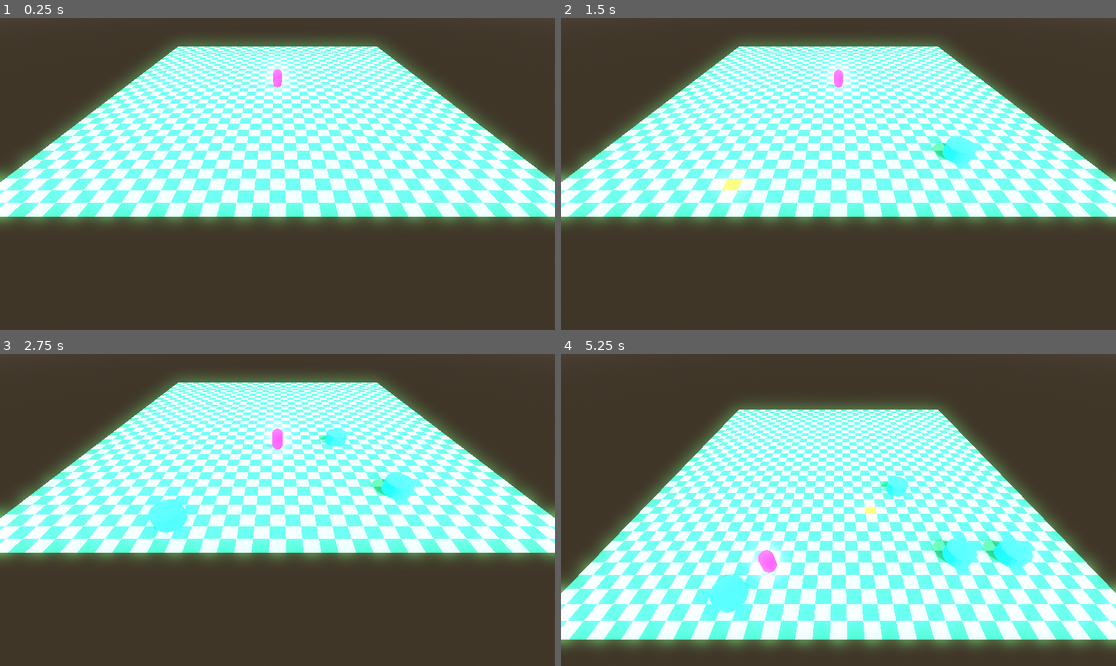
Above: before the commit, frames 1-4 (two rows, left to right).
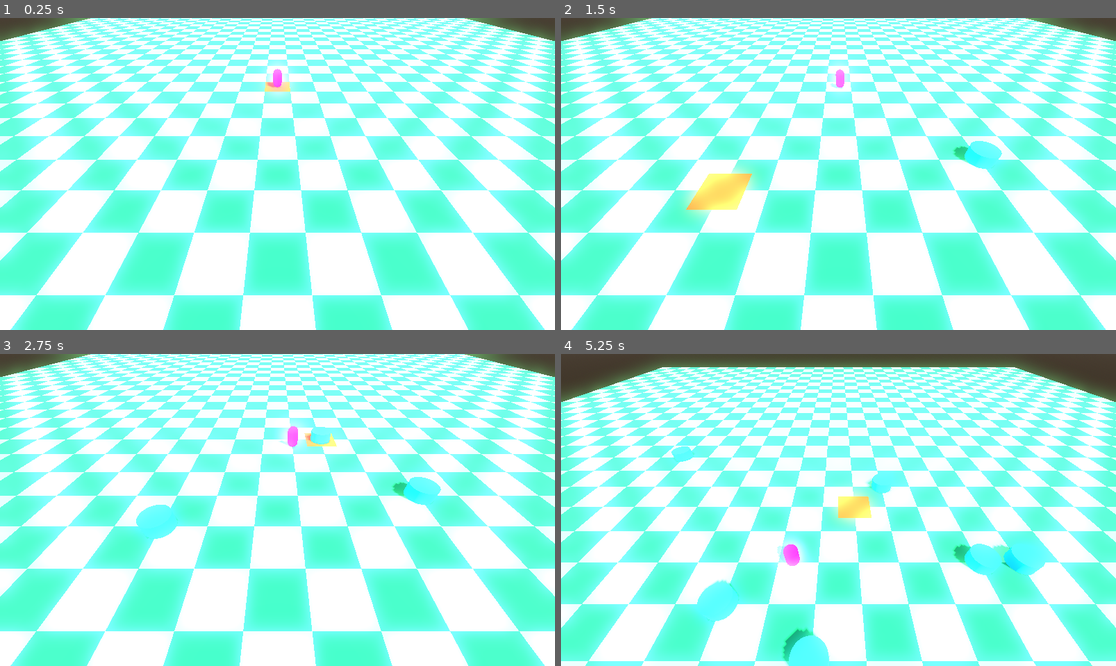
Above: after the commit, the same moments.

Repository: alexandremassaro/power-td
Game: Godot game, scene res://scenes/base_map.tscn
The game is run twice, just before and just after one commit, with the same random seed, the same clock (stepped at 60 frames per second) and the same inputs.
Inputs (mouse positions are in pixels of both pictures, inside the frame that each line leads up to):
- Up to frame 1 (0.25 s): no input
- Up to frame 2 (1.5 s): tap Enter at 0.5 s; move the mouse to (960, 158) at 0.52 s; hold Right (ui_right) 0.53-1.28 s; click (960, 158) at 0.6 s; tap Space at 1.25 s; move the mouse to (727, 189) at 1.27 s; hold Down (ui_down) from 1.28 s (still down); right-click (727, 189) at 1.35 s
- Up to frame 3 (2.75 s): click (166, 525) at 1.55 s; move the mouse to (333, 441) at 2.02 s; release Down (ui_down) at 2.03 s; hold Right (ui_right) from 2.03 s (still down); click (333, 441) at 2.1 s
- Up to frame 4 (5.25 s): move the mouse to (810, 572) at 2.77 s; release Right (ui_right) at 2.78 s; hold Up (ui_up) 2.78-3.53 s; tap Mouse wheel up (zoom_in) at 2.85 s; click (810, 572) at 3.05 s; move the mouse to (1005, 556) at 3.52 s; hold Left (ui_left) 3.53-5.03 s; tap Mouse wheel down (zoom_out) at 3.6 s; click (1005, 556) at 3.8 s; move the mouse to (672, 463) at 4.27 s; click (672, 463) at 4.35 s; move the mouse to (866, 510) at 5.02 s; hold Down (ui_down) from 5.03 s (still down); right-click (866, 510) at 5.1 s

The runs differ from the first frame. In frame 1, 79% of the frame differs, in the area x 0-100%, y 0-100%; in frame 2, 79%; in frame 3, 79%; in frame 4, 70%.

Commit message:
Bugged grid offset

Diff:
--- a/scenes/base_map.tscn
+++ b/scenes/base_map.tscn
@@ -55,6 +55,7 @@
 
 [node name="BaseMap" type="Node3D"]
 script = ExtResource("1_yv3mv")
+cell_size = 3.0
 
 [node name="GridManager" type="Node3D" parent="."]
 script = ExtResource("1_3p16f")
--- /dev/null
+++ b/scenes/hud.tscn
@@ -0,0 +1,27 @@
+[gd_scene format=3 uid="uid://6tqifghbfekf"]
+
+[node name="Hud" type="CanvasLayer"]
+
+[node name="VBoxContainer" type="VBoxContainer" parent="."]
+anchors_preset = 15
+anchor_right = 1.0
+anchor_bottom = 1.0
+grow_horizontal = 2
+grow_vertical = 2
+size_flags_horizontal = 3
+size_flags_vertical = 3
+
+[node name="MarginContainer" type="MarginContainer" parent="VBoxContainer"]
+layout_mode = 2
+size_flags_vertical = 3
+size_flags_stretch_ratio = 0.7
+
+[node name="Container" type="Control" parent="VBoxContainer"]
+layout_mode = 2
+size_flags_vertical = 3
+size_flags_stretch_ratio = 5.0
+
+[node name="MarginContainer2" type="MarginContainer" parent="VBoxContainer"]
+layout_mode = 2
+size_flags_vertical = 3
+size_flags_stretch_ratio = 2.0
--- a/scripts/base_map.gd
+++ b/scripts/base_map.gd
@@ -1,10 +1,32 @@
 extends Node3D
+
+
+@export var grid_size : Vector2i = Vector2i(37, 37)
+@export var cell_size : float = 2.0
+
+
+@onready var grid_manager : GridManager = get_node("GridManager")
+@onready var grid_floor : Floor = get_node("Floor")
 
 
 # Called when the node enters the scene tree for the first time.
 func _ready() -> void:
 	DisplayServer.mouse_set_mode(DisplayServer.MOUSE_MODE_CONFINED)
 
+	grid_manager.grid_size = grid_size
+	grid_manager.cell_size = cell_size
+	grid_manager.initialize_grid()
+
+	grid_floor.get_node("CollisionShape3D").shape.size.x = float(grid_size.x) * cell_size
+	grid_floor.get_node("CollisionShape3D").shape.size.z = float(grid_size.y) * cell_size
+
+	grid_floor.get_node("FloorMesh").mesh.size.x = float(grid_size.x) * cell_size
+	grid_floor.get_node("FloorMesh").mesh.size.y = float(grid_size.y) * cell_size
+
+	grid_floor.get_node("HighlightMesh").mesh.size.x = float(cell_size)
+	grid_floor.get_node("HighlightMesh").mesh.size.y = float(cell_size)
+
+
 # Called every frame. 'delta' is the elapsed time since the previous frame.
-func _process(delta: float) -> void:
+func _process(_delta: float) -> void:
 	pass
--- a/scripts/floor.gd
+++ b/scripts/floor.gd
@@ -11,7 +11,7 @@
 	grid_manager = get_parent().get_node("GridManager") as GridManager
 
 
-func _input_event(camera: Camera3D, event: InputEvent, event_position: Vector3, normal: Vector3, shape_idx: int) -> void:
+func _input_event(_camera: Camera3D, event: InputEvent, event_position: Vector3, _normal: Vector3, _shape_idx: int) -> void:
 	if event is InputEventMouseButton:
 		if event.is_action_released("click_to_move"):
 			click_to_move(event_position)
@@ -42,4 +42,6 @@
 	var structure_position : Vector2i = grid_manager.world_3d_to_grid(event_position)
 	var structure : Structure = Scenes.STRUCTURE_SCENE.instantiate() as Structure
 
+	print(structure_position)
+
 	grid_manager.place_structure(structure, structure_position)
--- a/scripts/grid_cell.gd
+++ b/scripts/grid_cell.gd
@@ -28,6 +28,8 @@
 		structure = new_structure
 		can_walk = structure.can_walk_accros
 		can_fly = structure.can_fly_over
+	else:
+		print("Can't place structure")
 
 
 func remove_structure() -> void:
--- a/scripts/grid_manager.gd
+++ b/scripts/grid_manager.gd
@@ -1,22 +1,19 @@
 class_name GridManager
 extends Node3D
 
-@export var grid_size : Vector2i = Vector2i(37, 37)
-@export var cell_size : float = 1.0
+var grid_size : Vector2i
+var cell_size : float
 
 var grid_offset : Vector2 = Vector2.ZERO
 var pathfinding : AStar2D = AStar2D.new()
 var grid_data : Dictionary = {}
 
-var _pathfind_dirty : bool = false
-
-# Called when the node enters the scene tree for the first time.
-func _ready() -> void:
-	grid_offset = grid_size / 2
-	initialize_grid()
-
 
 func initialize_grid():
+	grid_offset = grid_size * cell_size / 2
+	print("Grid Size:" + str(grid_size))
+	print("Cell size: " + str(cell_size))
+	print("Grid offset: " + str(grid_offset))
 	for i in range(grid_size.x):
 		for j in range(grid_size.y):
 			var cell_pos = Vector2i(i, j)
--- a/scripts/player_character.gd
+++ b/scripts/player_character.gd
@@ -39,8 +39,6 @@
 		move_and_slide()
 	else:
 		move_target = path.pop_front()
-		# if move_target:
-		# 	print(move_target)
 
 
 func move_to(destination : Vector2i):
--- a/scripts/structure.gd
+++ b/scripts/structure.gd
@@ -11,7 +11,6 @@
 
 # Called when the node enters the scene tree for the first time.
 func _ready() -> void:
-	print("Preparing Structure")
 	structure_hitbox = CollisionShape3D.new()
 	structure_mesh = MeshInstance3D.new()
 
